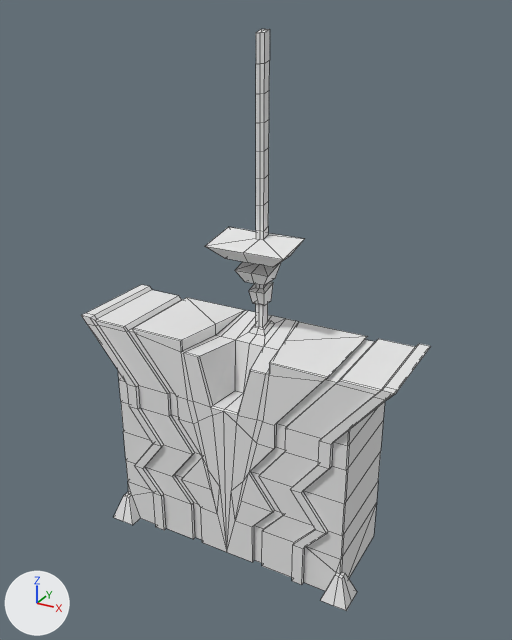
The Blender file Blender Moderls/Level 5 Abandoned station/L5_VendingMachine.blend as it was, and as the next commit left it.
The view is the same before and after, from a 50 mm camera at (1.59, -2.81, 2.69) aimed at (0.05, -0.01, 1.29). The axes (+X, +Y, +Z) are drawn at lower left. The lights are the same throughout. Mesh edges are drawn as thin lines.

Names of what the first picture shows: 'L5_VendingMachineBase', 'L5_VendingMachineRobot'.
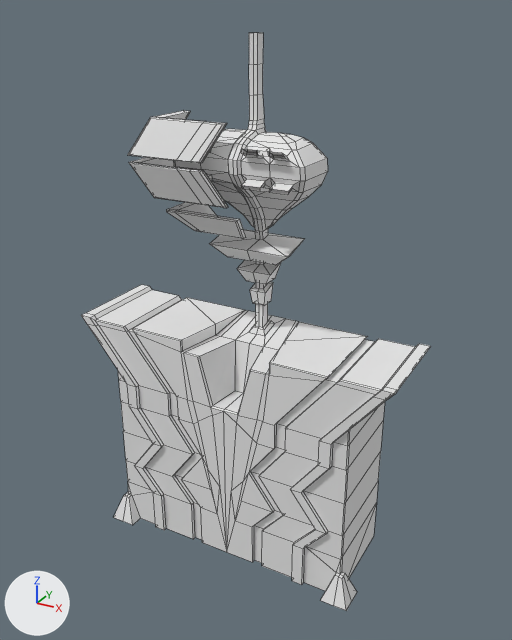
Changed parts and their boxes [x1, y1, x2, y2] in the pictures (512 x 640 px):
'L5_VendingMachineRobot', reshaped (103% wider)
    before: [206, 29, 304, 328]
    after: [128, 33, 328, 328]
part 1 of me_cube_001, added
    after: [166, 202, 246, 239]
part 2 of me_cube_001, built on
    before: [206, 29, 304, 305]
    after: [128, 33, 328, 305]

The change, as a diff of the scene's bpy script:
```diff
--- a/Blender Moderls/Level 5 Abandoned station/L5_VendingMachine.blend.py
+++ b/Blender Moderls/Level 5 Abandoned station/L5_VendingMachine.blend.py
@@ me_cube_001 @@
 # used by ob_l5_vendingmachinerobot; location = (0.0, 0.0, 0.6)
-me_cube_001.from_pydata(...)  # 126 vertices, 124 faces; spans x -0.212..0.212, y -0.051..0.177, z 0.589..2.002
+me_cube_001.from_pydata(...)  # 466 vertices, 466 faces; spans x -0.521..0.335, y -0.213..0.177, z 0.589..1.989
+# me_cube_001 part 1: a new loose piece of 26 vertices spanning x -0.394..0.0, y -0.101..0.148, z 1.1..1.203, in mat_material (white #e7e7e7)
+# me_cube_001 part 2: 42 vertices moved from x -0.212..0.212, y -0.051..0.163, z 0.791..1.747 to x -0.212..0.212, y -0.011..0.163, z 0.791..1.417; 18 vertices removed from x -0.021..0.021, y 0.112..0.163, z 1.098..2.002; 332 vertices added at x -0.521..0.335, y -0.213..0.153, z 1.098..1.989
 me_cube_001.materials.append(mat_material)
```
